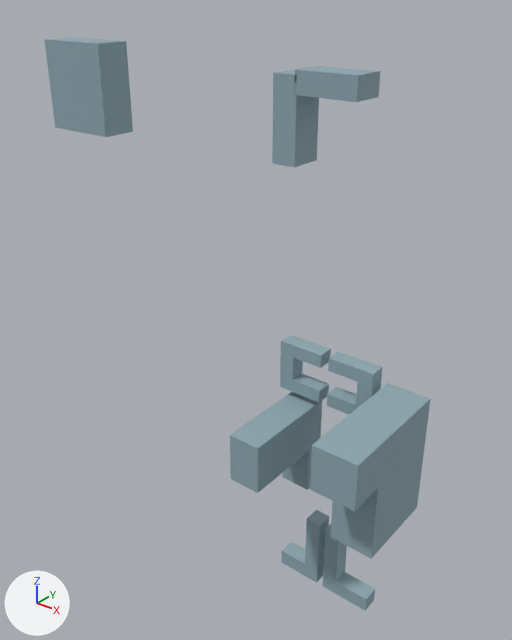
The OBJ model models/dongfeng_sandbox/meshes/buildings_glass.obj as it was, and as the next commit left it.
Both versions are drawn from a 50 mm lens placed at (3.98, -2.67, 3.69), pointed at (1.94, -0.12, 2.11). The axes (+X, +Y, +Z) are drawn at lower left. The lights are the same throughout. The picture after the commit comes second. Where no turn or scale is listed for an object, it has been applied to the vertices. Vertices at exactly the same position are counted once.

The first picture shows 'buildings_glass'.
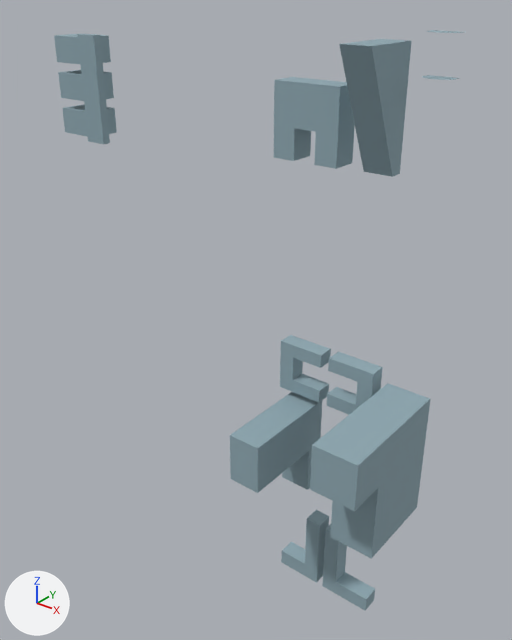
The change in detail:
me_buildings_glass is used by ob_buildings_glass; location (0.0, 0.0, 0.0).
Verts and faces of me_buildings_glass; kept vertices keep their numbers, new ones are numbered from 124.
Before the commit, vertices of me_buildings_glass: 100 (0.57, -0.01, 2.93), 101 (0.57, -0.01, 3.39) at pixel (73, 37), 102 (1.0, -0.01, 3.39) at pixel (126, 41), 103 (1.0, -0.01, 2.93) at pixel (133, 131), 104 (0.57, -0.2, 2.93) at pixel (55, 127).
Before the commit, vertices of me_buildings_glass: 105 (1.0, -0.2, 2.93) at pixel (106, 137), 106 (1.0, -0.2, 3.39) at pixel (97, 43), 107 (0.57, -0.2, 3.39) at pixel (44, 39).
me_buildings_glass had 124 vertices, 216 faces and spanned x 0.57..2.88, y -0.64..-0.01, z 0.58..3.39.
me_buildings_glass now has 210 vertices, 318 faces and spans x 0.64..2.88, y -0.64..-0.01, z 0.58..3.51.
me_buildings_glass part 1: a new loose piece, a box spanning x 0.64..0.87, y -0.19..-0.01, z 3.28..3.41, in mat_glass (greyish cyan #8fa8b2).
me_buildings_glass part 2: a new loose piece, a box spanning x 0.865..0.99, y -0.213..-0.17, z 2.892..3.428, in mat_glass (greyish cyan #8fa8b2).
me_buildings_glass part 3: a new loose piece of 27 vertices spanning x 2.71..2.84, y -0.11..-0.01, z 3.35, in mat_glass (greyish cyan #8fa8b2).
me_buildings_glass part 4: a new loose piece of 27 vertices spanning x 2.71..2.84, y -0.11..-0.01, z 3.51, in mat_glass (greyish cyan #8fa8b2).
me_buildings_glass part 5: a new loose piece of 16 vertices spanning x 2.07..2.39, y -0.14..-0.01, z 2.96..3.3, in mat_glass (greyish cyan #8fa8b2).
me_buildings_glass part 6: the loose piece of 8 vertices spanning x 2.2..2.5, y -0.18..-0.01, z 3.25..3.35 is deleted.
Part 7, on me_buildings_glass:
Vertex 100 moves to (0.64, -0.01, 2.91).
Vertex 101 moves to (0.64, -0.01, 3.04).
Vertex 102 moves to (0.87, -0.01, 3.04), pixel (114, 108).
Vertex 103 moves to (0.87, -0.01, 2.91), pixel (116, 132).
Vertex 104 moves to (0.64, -0.19, 2.91), pixel (65, 132).
Vertex 105 moves to (0.87, -0.19, 2.91).
Vertex 106 moves to (0.87, -0.19, 3.04).
Vertex 107 moves to (0.64, -0.19, 3.04), pixel (62, 107).
Part 8, on me_buildings_glass:
8 vertices are removed from x 2.09..2.21, y -0.18..-0.01, z 2.95..3.33.
12 faces are deleted.
8 vertices are added at x 2.49..2.62, y -0.31..-0.01, z 2.95..3.47.
12 new faces join them.
Other edits to the shape of me_buildings_glass do not show in these pictures.

What differs and where, as boxes [x1, y1, x2, y2] in the pictures (512 x 640 px; the box of a moved part takes in the faces that stretch with it):
'buildings_glass', reshaped
    before: [44, 37, 431, 611]
    after: [54, 30, 462, 611]
part 1 of me_buildings_glass, added
    after: [54, 34, 111, 64]
part 2 of me_buildings_glass, added
    after: [77, 34, 110, 144]
part 3 of me_buildings_glass, added
    after: [422, 75, 459, 80]
part 4 of me_buildings_glass, added
    after: [427, 30, 462, 33]
part 5 of me_buildings_glass, added
    after: [274, 77, 355, 169]
part 6 of me_buildings_glass, deleted
    before: [294, 66, 380, 102]
part 7 of me_buildings_glass, moved or reshaped
    before: [44, 37, 133, 137]
    after: [62, 104, 117, 137]
part 8 of me_buildings_glass, moved or reshaped
    before: [272, 69, 319, 168]
    after: [339, 39, 412, 177]
